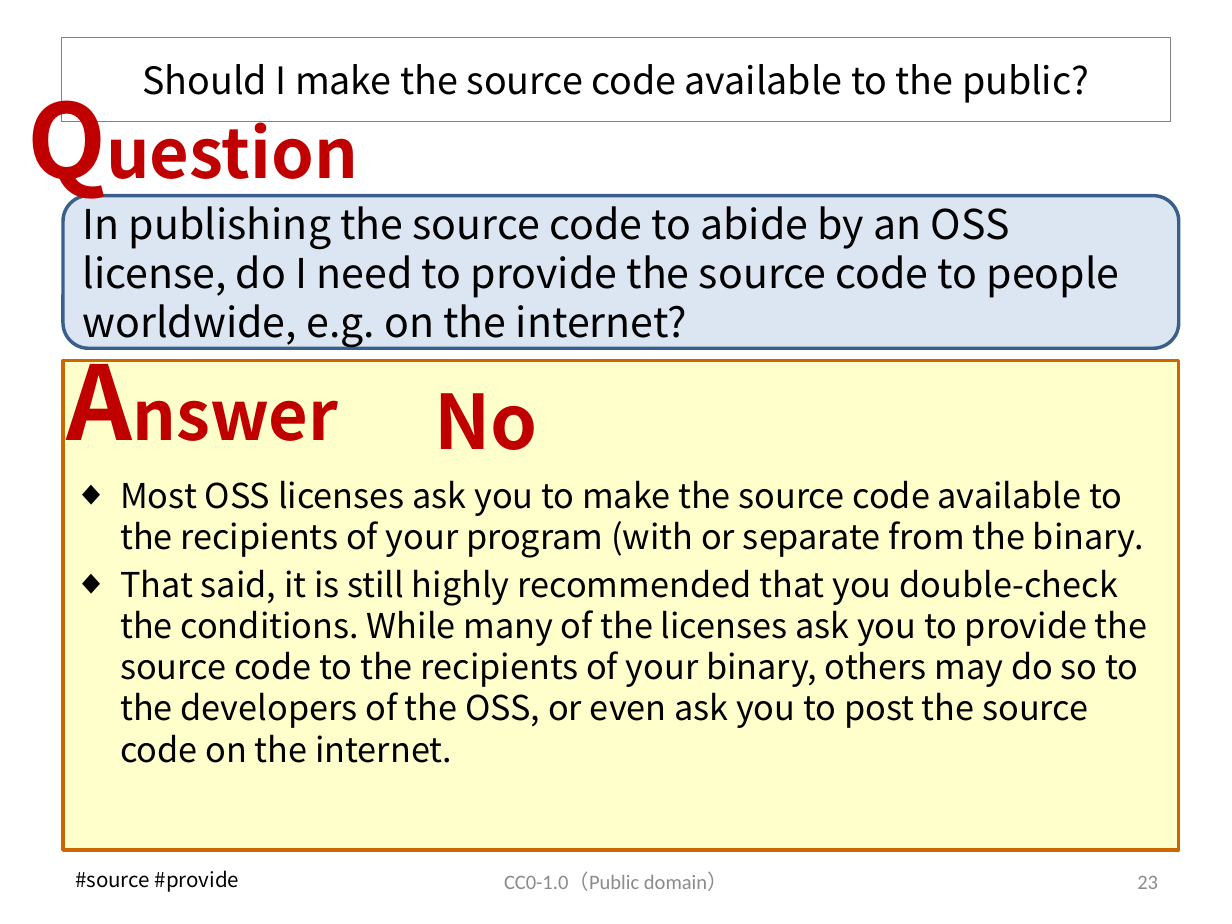
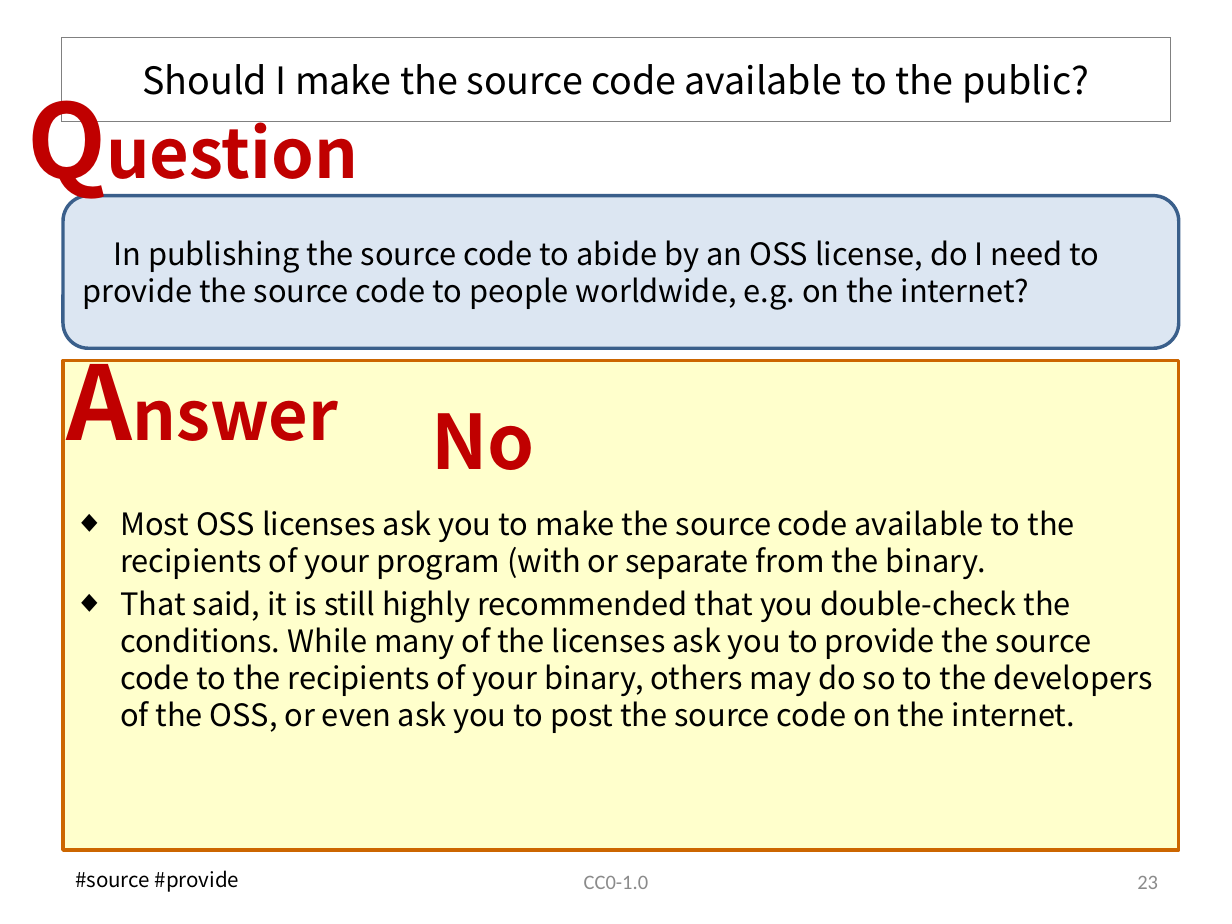
Before and after one commit to OpenChain-Project/OpenChain-JWG, a slide deck: slide 24 of Education_Material/FAQ/Misunderstandings_of_OSS_licenses_CC0.pptx. Drawn at 1232x924 pixels with LibreOffice and Linux fonts; fonts in the diff are those of the drawing. Boxes give left, top, right and bottom in pixels: in the first picture for what was removed or moved away, otherwise in the second. Text is boxed around its words. In the diff, an @@ line names an element or a change of style, - is before the commit and + after.

Commit message:
Frequent Misunderstandings of OSS licenses V7

```diff
--- a/Education_Material/FAQ/Misunderstandings_of_OSS_licenses_CC0.pptx
+++ b/Education_Material/FAQ/Misunderstandings_of_OSS_licenses_CC0.pptx
@@ rounded rectangle "In publishing the source code ..." at [63,196,1179,349]: size 24 to 18 pt @@
@@ text "No": place and size @@
-text "No" at [434,393,538,450]
+text "No" at [431,413,535,470]
@@ text "Most OSS licenses ask you ...": place and size @@
-text "Most OSS licenses ask you ..." at [120,480,1148,763]
+text "Most OSS licenses ask you ..." at [120,510,1153,733]
@@ text "Most OSS licenses ask you ..." at [120,510,1153,733]: size 20 to 18 pt @@
@@ text at [584,876,648,889]: text changed @@
-CC0-1.0（Public domain）
+CC0-1.0
```
Also in this commit, not shown: 51 other slides changed, 5 slides added.
